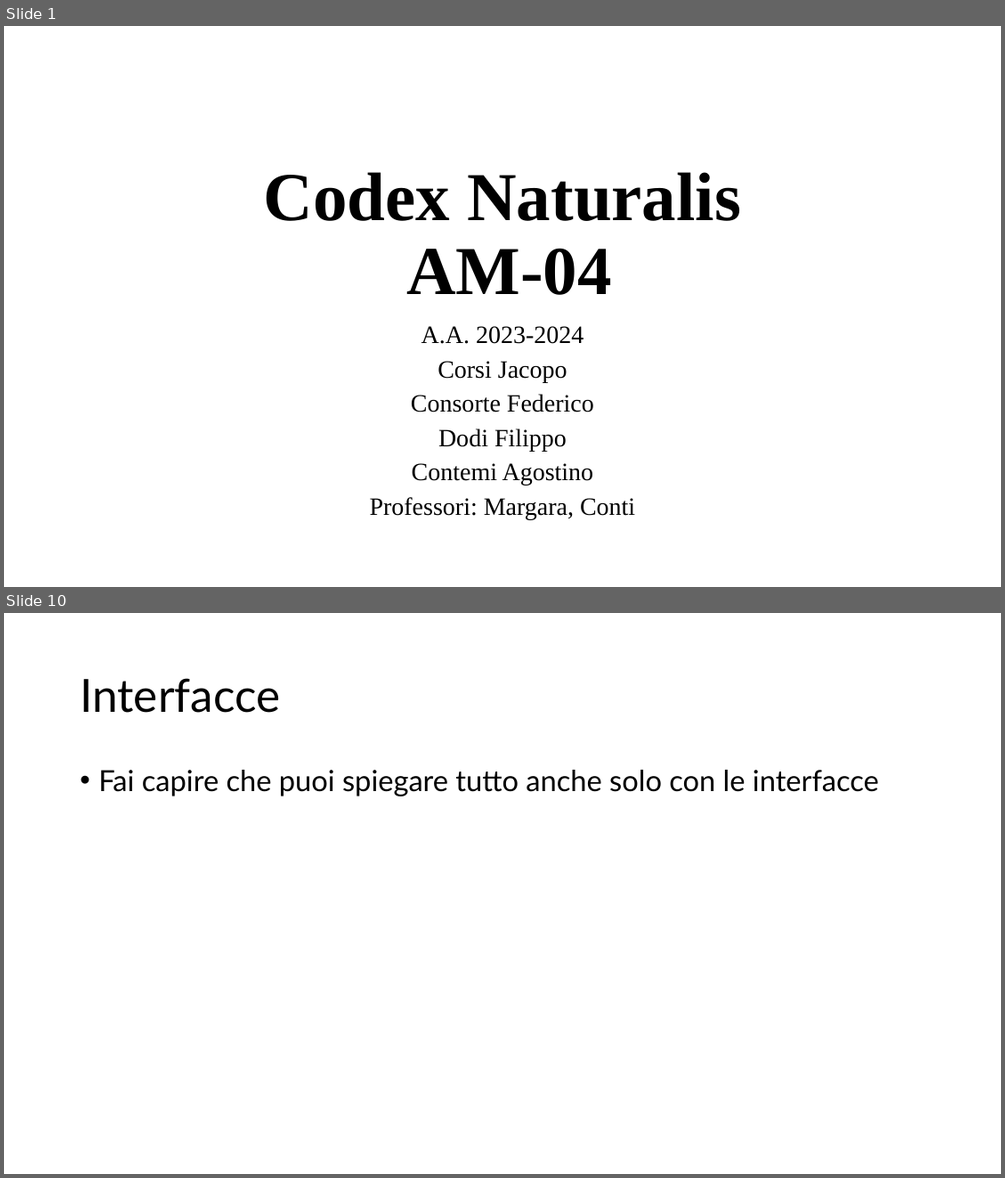
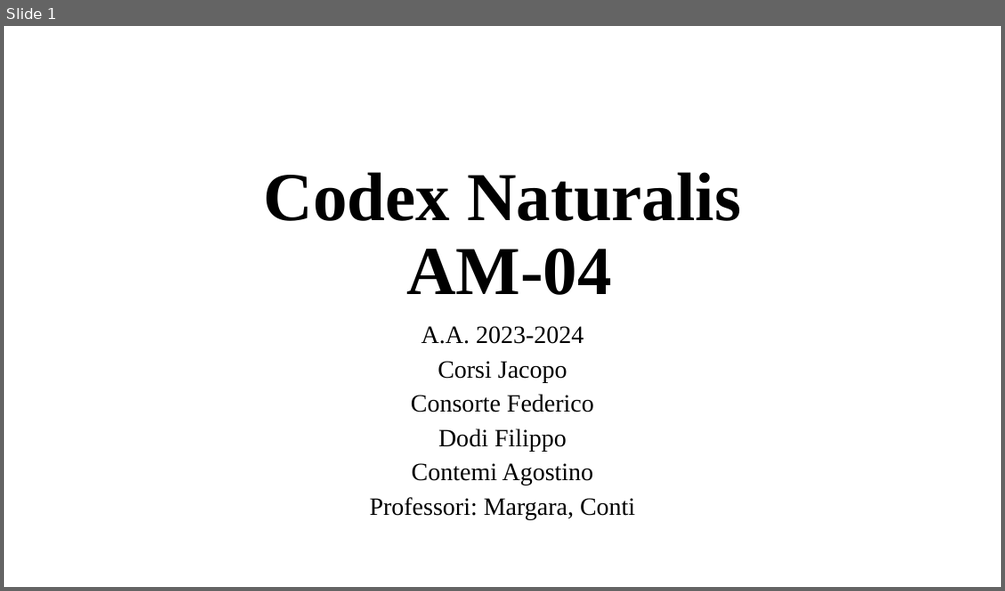
Before and after one commit to Ago19pc/IS24-AM04, a slide deck: deliveries/Codex Naturalis.pptx. Shown one above the other, each under a label of ours: slides 1 and 10 before the commit, slide 1 after it; the slides between them are not shown. The pictures are 1005x1178 and 1005x591 pixels, drawn with LibreOffice and Linux fonts; fonts in the diff are those of the drawing; background and template pictures are left out. Boxes give left, top, right and bottom in pixels: in the first picture for what was removed or moved away, otherwise in the second. Text is boxed around its words. In the diff, an @@ line names an element or a change of style, - is before the commit and + after.

```diff
--- a/deliveries/Codex Naturalis.pptx
+++ b/deliveries/Codex Naturalis.pptx
@@ slide 10 removed at (4, 613, 1001, 1174), background #FFFFFF @@
@@ title removed at (80, 678, 280, 713) @@
-Interfacce
@@ text removed at (98, 770, 879, 796) @@
-• Fai capire che puoi spiegare tutto anche solo con le interfacce
```
Also in this commit, not shown: 8 slides changed, 5 slides added, 3 other slides removed.
